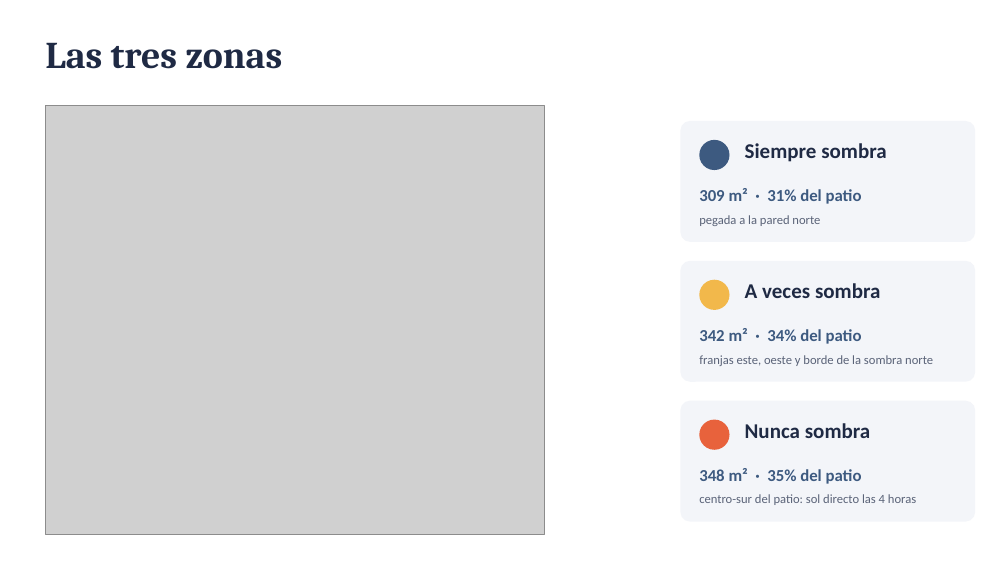
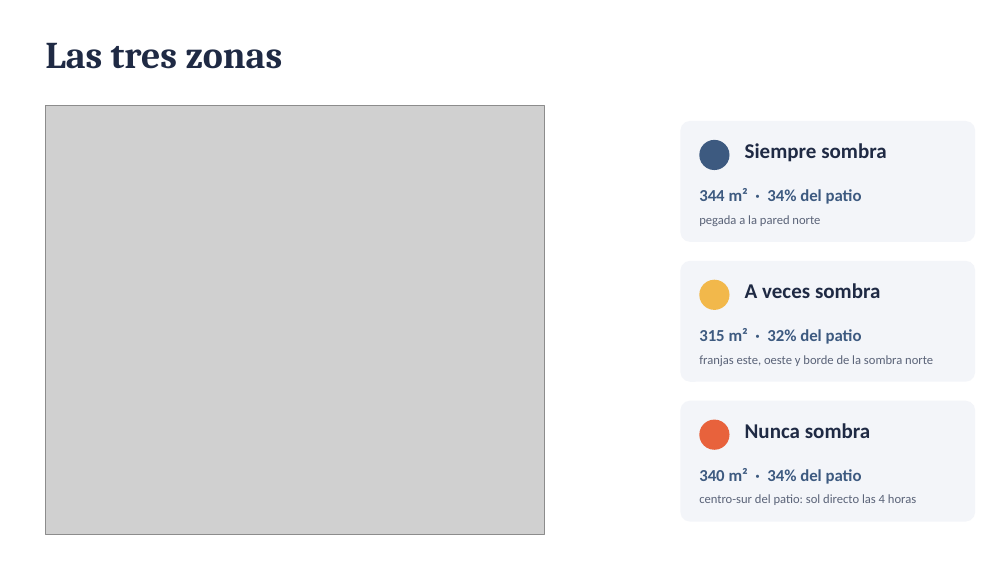
Before and after one commit to juangarbusii-netizen/producto-final-stem-sombras, a slide deck: slide 4 of Sombra_patio_17_octubre.pptx. Drawn at 1008x567 pixels with LibreOffice and Linux fonts; fonts in the diff are those of the drawing; grey boxes stand for pictures. Boxes give left, top, right and bottom in pixels: in the first picture for what was removed or moved away, otherwise in the second. Text is boxed around its words. In the diff, an @@ line names an element or a change of style, - is before the commit and + after.

```diff
--- a/Sombra_patio_17_octubre.pptx
+++ b/Sombra_patio_17_octubre.pptx
@@ text at [699,188,862,204]: text changed @@
-309 m² · 31% del patio
+344 m² · 34% del patio
@@ text at [699,328,862,344]: text changed @@
-342 m² · 34% del patio
+315 m² · 32% del patio
@@ text at [699,468,862,484]: text changed @@
-348 m² · 35% del patio
+340 m² · 34% del patio
```
Also in this commit, not shown: 3 other slides changed, 32 other files.
